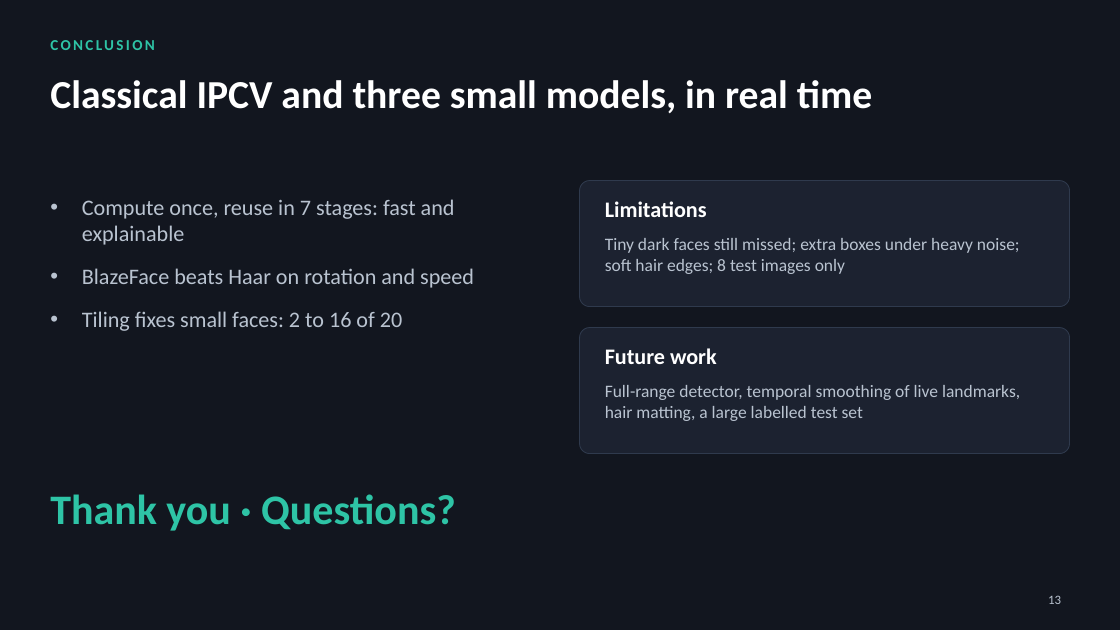
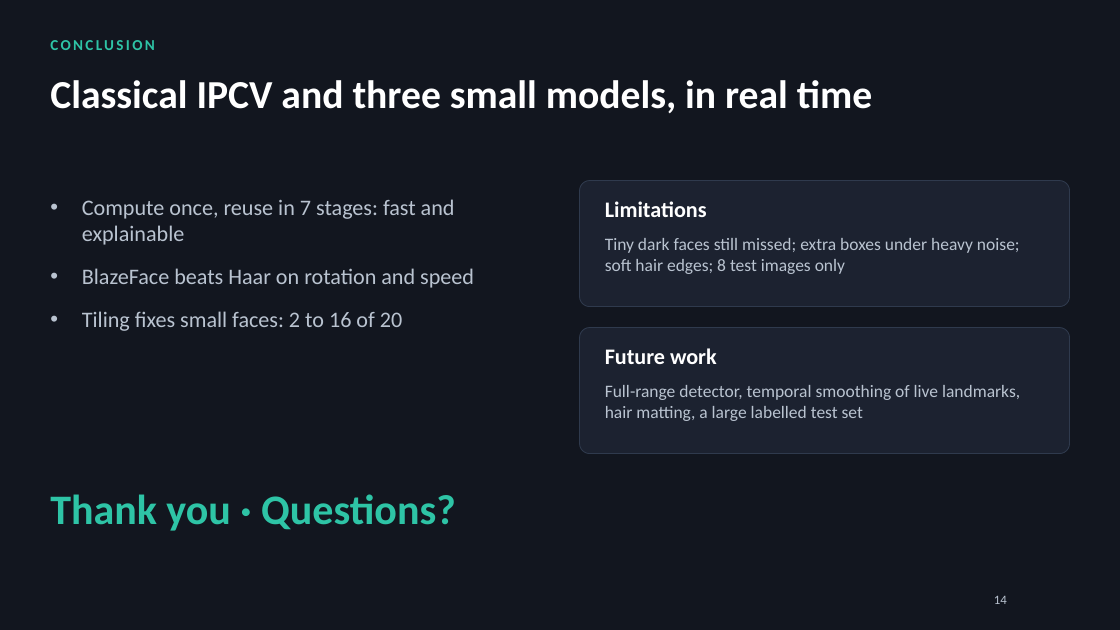
Before and after one commit to aaashishguptaaa/IPCV_project, a slide deck: slide 14 of presentation/PPT.pptx (slide 13 before the commit). Drawn at 1120x630 pixels with LibreOffice and Linux fonts; fonts in the diff are those of the drawing. Boxes give left, top, right and bottom in pixels: in the first picture for what was removed or moved away, otherwise in the second. Text is boxed around its words. In the diff, an @@ line names an element or a change of style, - is before the commit and + after.

```diff
--- a/presentation/PPT.pptx
+++ b/presentation/PPT.pptx
@@ text at <box>994,596,1007,604</box>: text changed @@
-13
+14
```
Also in this commit, not shown: 12 other slides changed, 1 slide added, 6 other files.
